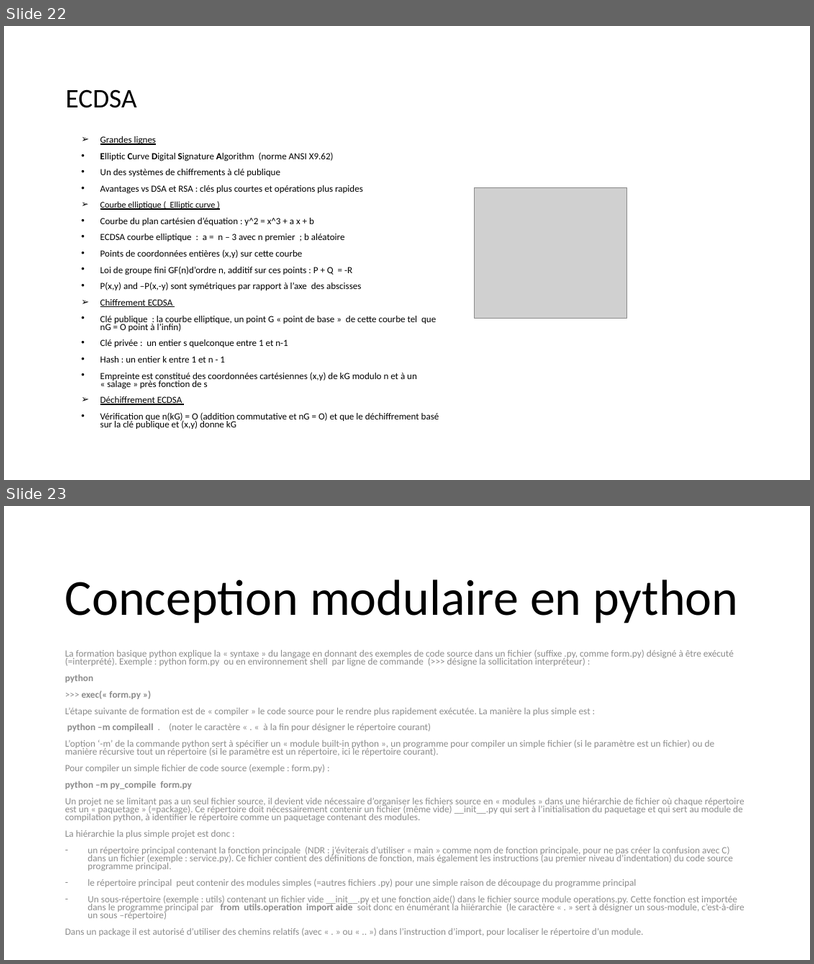
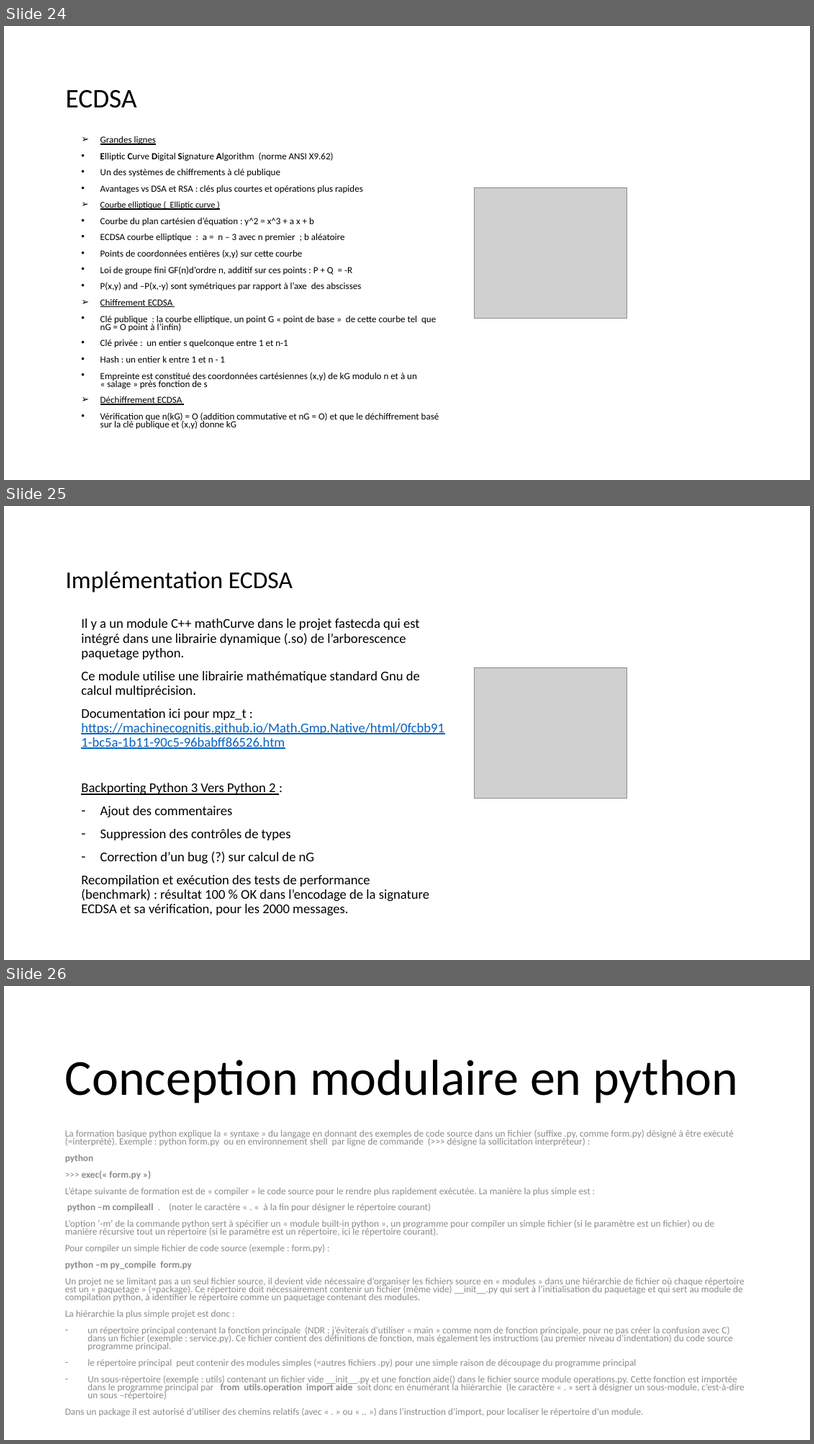
Before and after one commit to dominiquelaurain/fastecdsa, a slide deck: docs/Autoformation_Git.pptx. Shown one above the other, each under a label of ours: slides 22 and 23 before the commit, slides 24, 25 and 26 after it. The pictures are 814x964 and 814x1444 pixels, drawn with LibreOffice and Linux fonts; fonts in the diff are those of the drawing; grey boxes stand for pictures. Boxes give left, top, right and bottom in pixels: in the first picture for what was removed or moved away, otherwise in the second. Text is boxed around its words. In the diff, an @@ line names an element or a change of style, - is before the commit and + after.

```diff
--- a/docs/Autoformation_Git.pptx
+++ b/docs/Autoformation_Git.pptx
@@ slide 25 added at (4,506,810,960), background #FFFFFF @@
@@ title added at (66,571,293,592), 28.8 pt, text #000000 @@
+Implémentation ECDSA
@@ text added at (81,618,445,915), 16 pt, text #000000 @@
+Il y a un module C++ mathCurve dans le projet fastecda qui est intégré dans une librairie dynamique (.so) de l’arborescence paquetage python.
+Ce module utilise une librairie mathématique standard Gnu de calcul multiprécision.
+Documentation ici pour mpz_t : https://machinecognitis.github.io/Math.Gmp.Native/html/0fcbb911-bc5a-1b11-90c5-96babff86526.htm
+Backporting Python 3 Vers Python 2 :
+– Ajout des commentaires
+– Suppression des contrôles de types
+– Correction d’un bug (?) sur calcul de nG
+Recompilation et exécution des tests de performance (benchmark) : résultat 100 % OK dans l’encodage de la signature ECDSA et sa vérification, pour les 2000 messages.
@@ picture added at (475,667,628,798) @@
@@ what was slide 22 is now slide 24 @@
@@ what was slide 23 is now slide 26 @@
```
Also in this commit, not shown: 2 slides changed, 20 other slides added.
